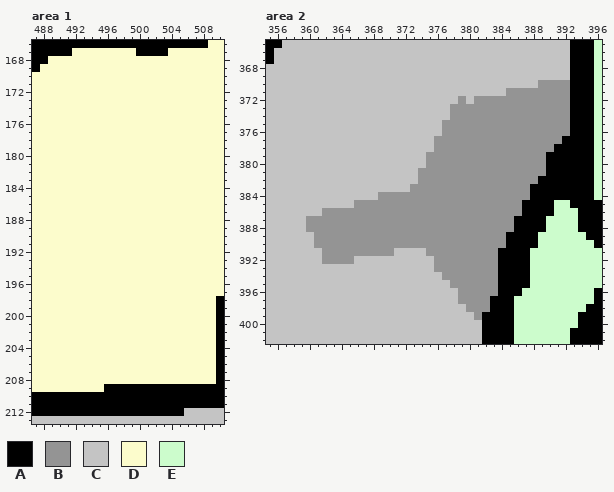
One commit to this pixel-art file: dev/assets/gfx/layers/rooms/scienceRoom.aseprite. This is how it looked before the edit.
585x437 pixels, 1 frame. Colours within 5 levels of each other are drawn and written as one. Shown: area 1: x 487..510, y 166..213; area 2: x 355..396, y 365..402. The commit also changed other parts of the picture, which this record leaves out.
Visible layers, top first: "lights" hard light, "Background".
Palette (. is transparent): A #000000  B #949494  C #c4c4c4  D #fcfccc  E #ccfccc
Pixels before, area 1, first column x 487:
166 AAAAAAAAAAAAAAAAAAAAAADD
167 AAAAADDDDDDDDAAAADDDDDDD
168 AADDDDDDDDDDDDDDDDDDDDDD
169 ADDDDDDDDDDDDDDDDDDDDDDD
170 DDDDDDDDDDDDDDDDDDDDDDDD
171 DDDDDDDDDDDDDDDDDDDDDDDD
172 DDDDDDDDDDDDDDDDDDDDDDDD
173 DDDDDDDDDDDDDDDDDDDDDDDD
174 DDDDDDDDDDDDDDDDDDDDDDDD
175 DDDDDDDDDDDDDDDDDDDDDDDD
176 DDDDDDDDDDDDDDDDDDDDDDDD
177 DDDDDDDDDDDDDDDDDDDDDDDD
178 DDDDDDDDDDDDDDDDDDDDDDDD
179 DDDDDDDDDDDDDDDDDDDDDDDD
180 DDDDDDDDDDDDDDDDDDDDDDDD
181 DDDDDDDDDDDDDDDDDDDDDDDD
182 DDDDDDDDDDDDDDDDDDDDDDDD
183 DDDDDDDDDDDDDDDDDDDDDDDD
184 DDDDDDDDDDDDDDDDDDDDDDDD
185 DDDDDDDDDDDDDDDDDDDDDDDD
186 DDDDDDDDDDDDDDDDDDDDDDDD
187 DDDDDDDDDDDDDDDDDDDDDDDD
188 DDDDDDDDDDDDDDDDDDDDDDDD
189 DDDDDDDDDDDDDDDDDDDDDDDD
190 DDDDDDDDDDDDDDDDDDDDDDDD
191 DDDDDDDDDDDDDDDDDDDDDDDD
192 DDDDDDDDDDDDDDDDDDDDDDDD
193 DDDDDDDDDDDDDDDDDDDDDDDD
194 DDDDDDDDDDDDDDDDDDDDDDDD
195 DDDDDDDDDDDDDDDDDDDDDDDD
196 DDDDDDDDDDDDDDDDDDDDDDDD
197 DDDDDDDDDDDDDDDDDDDDDDDD
198 DDDDDDDDDDDDDDDDDDDDDDDA
199 DDDDDDDDDDDDDDDDDDDDDDDA
200 DDDDDDDDDDDDDDDDDDDDDDDA
201 DDDDDDDDDDDDDDDDDDDDDDDA
202 DDDDDDDDDDDDDDDDDDDDDDDA
203 DDDDDDDDDDDDDDDDDDDDDDDA
204 DDDDDDDDDDDDDDDDDDDDDDDA
205 DDDDDDDDDDDDDDDDDDDDDDDA
206 DDDDDDDDDDDDDDDDDDDDDDDA
207 DDDDDDDDDDDDDDDDDDDDDDDA
208 DDDDDDDDDDDDDDDDDDDDDDDA
209 DDDDDDDDDAAAAAAAAAAAAAAA
210 AAAAAAAAAAAAAAAAAAAAAAAA
211 AAAAAAAAAAAAAAAAAAAAAAAA
212 AAAAAAAAAAAAAAAAAAACCCCC
213 CCCCCCCCCCCCCCCCCCCCCCCC
Pixels before, area 2, first column x 355:
365 AACCCCCCCCCCCCCCCCCCCCCCCCCCCCCCCCCCCCAAAE
366 ACCCCCCCCCCCCCCCCCCCCCCCCCCCCCCCCCCCCCAAAE
367 ACCCCCCCCCCCCCCCCCCCCCCCCCCCCCCCCCCCCCAAAE
368 CCCCCCCCCCCCCCCCCCCCCCCCCCCCCCCCCCCCCCAAAE
369 CCCCCCCCCCCCCCCCCCCCCCCCCCCCCCCCCCCCCCAAAE
370 CCCCCCCCCCCCCCCCCCCCCCCCCCCCCCCCCCBBBBAAAE
371 CCCCCCCCCCCCCCCCCCCCCCCCCCCCCCBBBBBBBBAAAE
372 CCCCCCCCCCCCCCCCCCCCCCCCBCBBBBBBBBBBBBAAAE
373 CCCCCCCCCCCCCCCCCCCCCCCBBBBBBBBBBBBBBBAAAE
374 CCCCCCCCCCCCCCCCCCCCCCCBBBBBBBBBBBBBBBAAAE
375 CCCCCCCCCCCCCCCCCCCCCCBBBBBBBBBBBBBBBBAAAE
376 CCCCCCCCCCCCCCCCCCCCCCBBBBBBBBBBBBBBBBAAAE
377 CCCCCCCCCCCCCCCCCCCCCBBBBBBBBBBBBBBBBAAAAE
378 CCCCCCCCCCCCCCCCCCCCCBBBBBBBBBBBBBBBAAAAAE
379 CCCCCCCCCCCCCCCCCCCCBBBBBBBBBBBBBBBAAAAAAE
380 CCCCCCCCCCCCCCCCCCCCBBBBBBBBBBBBBBBAAAAAAE
381 CCCCCCCCCCCCCCCCCCCBBBBBBBBBBBBBBBBAAAAAAE
382 CCCCCCCCCCCCCCCCCCCBBBBBBBBBBBBBBBAAAAAAAE
383 CCCCCCCCCCCCCCCCCCBBBBBBBBBBBBBBBAAAAAAAAE
384 CCCCCCCCCCCCCCBBBBBBBBBBBBBBBBBBBAAAAAAAAE
385 CCCCCCCCCCCBBBBBBBBBBBBBBBBBBBBBAAAAEEAAAA
386 CCCCCCCBBBBBBBBBBBBBBBBBBBBBBBBBAAAAEEEAAA
387 CCCCCBBBBBBBBBBBBBBBBBBBBBBBBBBAAAAEEEEAAA
388 CCCCCBBBBBBBBBBBBBBBBBBBBBBBBBBAAAAEEEEAAA
389 CCCCCCBBBBBBBBBBBBBBBBBBBBBBBBAAAAEEEEEEAA
390 CCCCCCBBBBBBBBBBBBBBBBBBBBBBBBAAAAEEEEEEEA
391 CCCCCCCBBBBBBBBBCCCCBBBBBBBBBAAAAEEEEEEEEE
392 CCCCCCCBBBBCCCCCCCCCCBBBBBBBBAAAAEEEEEEEEE
393 CCCCCCCCCCCCCCCCCCCCCBBBBBBBBAAAAEEEEEEEEE
394 CCCCCCCCCCCCCCCCCCCCCCBBBBBBBAAAAEEEEEEEEE
395 CCCCCCCCCCCCCCCCCCCCCCCBBBBBBAAAAEEEEEEEEE
396 CCCCCCCCCCCCCCCCCCCCCCCCBBBBBAAAEEEEEEEEEA
397 CCCCCCCCCCCCCCCCCCCCCCCCBBBBAAAEEEEEEEEEEA
398 CCCCCCCCCCCCCCCCCCCCCCCCCBBBAAAEEEEEEEEEAA
399 CCCCCCCCCCCCCCCCCCCCCCCCCCBAAAAEEEEEEEEAAA
400 CCCCCCCCCCCCCCCCCCCCCCCCCCCAAAAEEEEEEEEAAA
401 CCCCCCCCCCCCCCCCCCCCCCCCCCCAAAAEEEEEEEAAAA
402 CCCCCCCCCCCCCCCCCCCCCCCCCCCAAAAEEEEEEEAAAA
After:
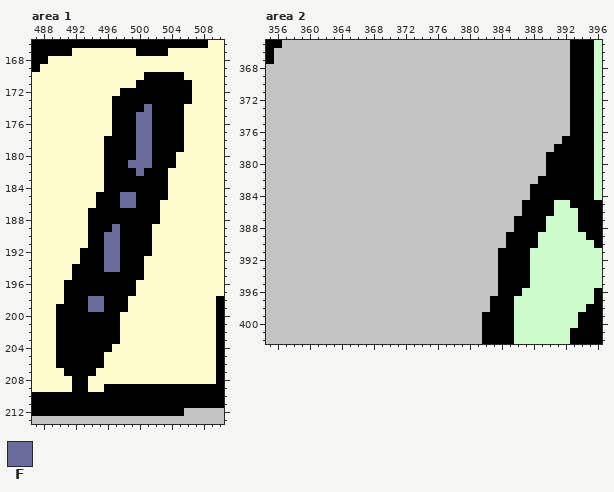
Colours new in this view: F #6c6c9c
From old to new:
layer "objects" now shown
Changed rows in their new state; - is an unchanged pixel.
Area 1, layer "objects":
first column x 490:
170 -----------AAAAA-
171 ----------AAAAAAA
172 --------AAAAAAAAA
173 -------AAAAAAAAAA
174 -------AAAAFAAAA-
175 -------AAAFFAAAA-
176 -------AAAFFAAAA-
177 -------AAAFFAAAA-
178 ------AAAAFFAAAA-
179 ------AAAAFFAAAA-
180 ------AAAAFFAAA--
181 ------AAAFFFAAA--
182 ------AAAAFAAA---
183 ------AAAAAAAA---
184 ------AAAAAAAA---
185 -----AAAFFAAAA---
186 -----AAAFFAAA----
187 ----AAAAAAAAA----
188 ----AAAAAAAAA----
189 ----AAAFAAAA-----
190 ----AAFFAAAA-----
191 ----AAFFAAAA-----
192 ---AAAFFAAAA-----
193 ---AAAFFAAA------
194 --AAAAFFAAA------
195 --AAAAAAAAA------
196 -AAAAAAAAA-------
197 -AAAAAAAAA-------
198 -AAAFFAAA--------
199 AAAAFFAAA--------
200 AAAAAAAA---------
201 AAAAAAAA---------
202 AAAAAAAA---------
203 AAAAAAAA---------
204 AAAAAAA----------
205 AAAAAA-----------
206 AAAAAA-----------
207 -AAAA------------
208 --AA-------------
209 --AA-------------
Area 2, layer "objects":
first column x 360:
370 -----------------------------CCCC
371 -------------------------CCCCCCCC
372 -------------------C-CCCCCCCCCCCC
373 ------------------CCCCCCCCCCCCCCC
374 ------------------CCCCCCCCCCCCCCC
375 -----------------CCCCCCCCCCCCCCCC
376 -----------------CCCCCCCCCCCCCCCC
377 ----------------CCCCCCCCCCCCCCCC-
378 ----------------CCCCCCCCCCCCCCC--
379 ---------------CCCCCCCCCCCCCCC---
380 ---------------CCCCCCCCCCCCCCC---
381 --------------CCCCCCCCCCCCCCCC---
382 --------------CCCCCCCCCCCCCCC----
383 -------------CCCCCCCCCCCCCCC-----
384 ---------CCCCCCCCCCCCCCCCCCC-----
385 ------CCCCCCCCCCCCCCCCCCCCC------
386 --CCCCCCCCCCCCCCCCCCCCCCCCC------
387 CCCCCCCCCCCCCCCCCCCCCCCCCC-------
388 CCCCCCCCCCCCCCCCCCCCCCCCCC-------
389 -CCCCCCCCCCCCCCCCCCCCCCCC--------
390 -CCCCCCCCCCCCCCCCCCCCCCCC--------
391 --CCCCCCCCC----CCCCCCCCC---------
392 --CCCC----------CCCCCCCC---------
393 ----------------CCCCCCCC---------
394 -----------------CCCCCCC---------
395 ------------------CCCCCC---------
396 -------------------CCCCC---------
397 -------------------CCCC----------
398 --------------------CCC----------
399 ---------------------C-----------
